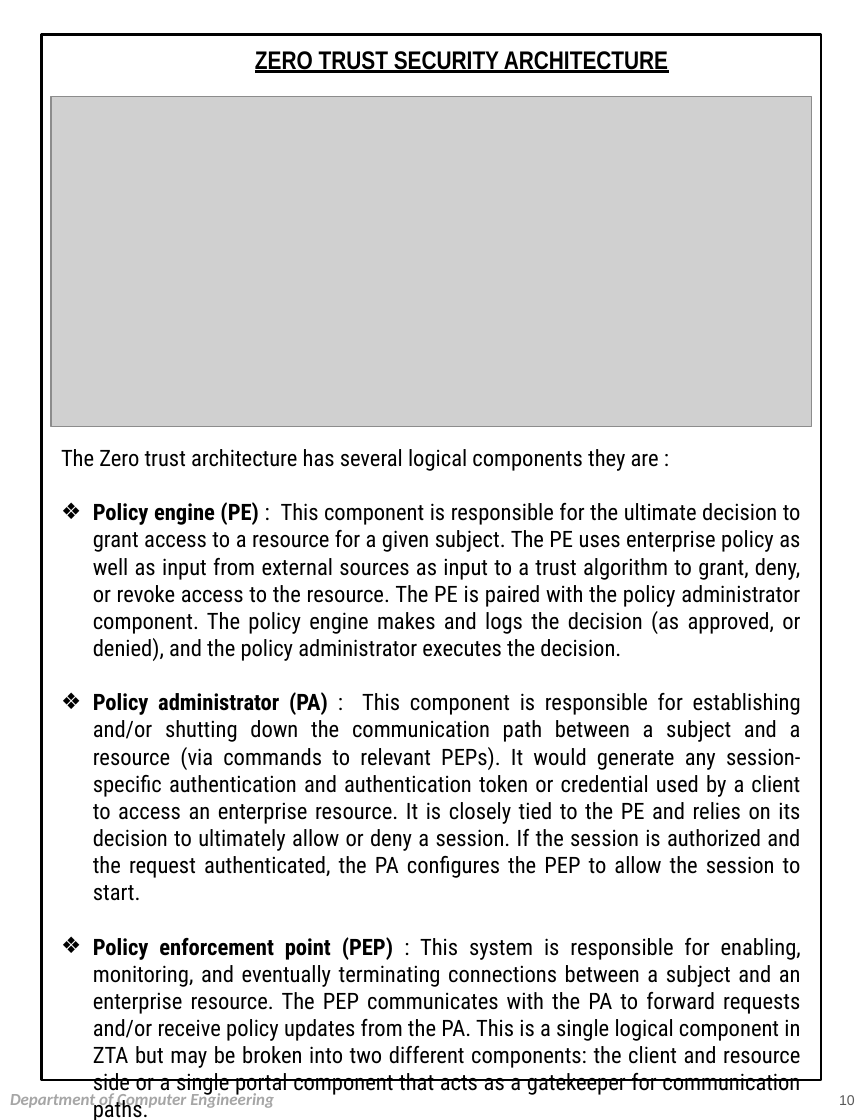
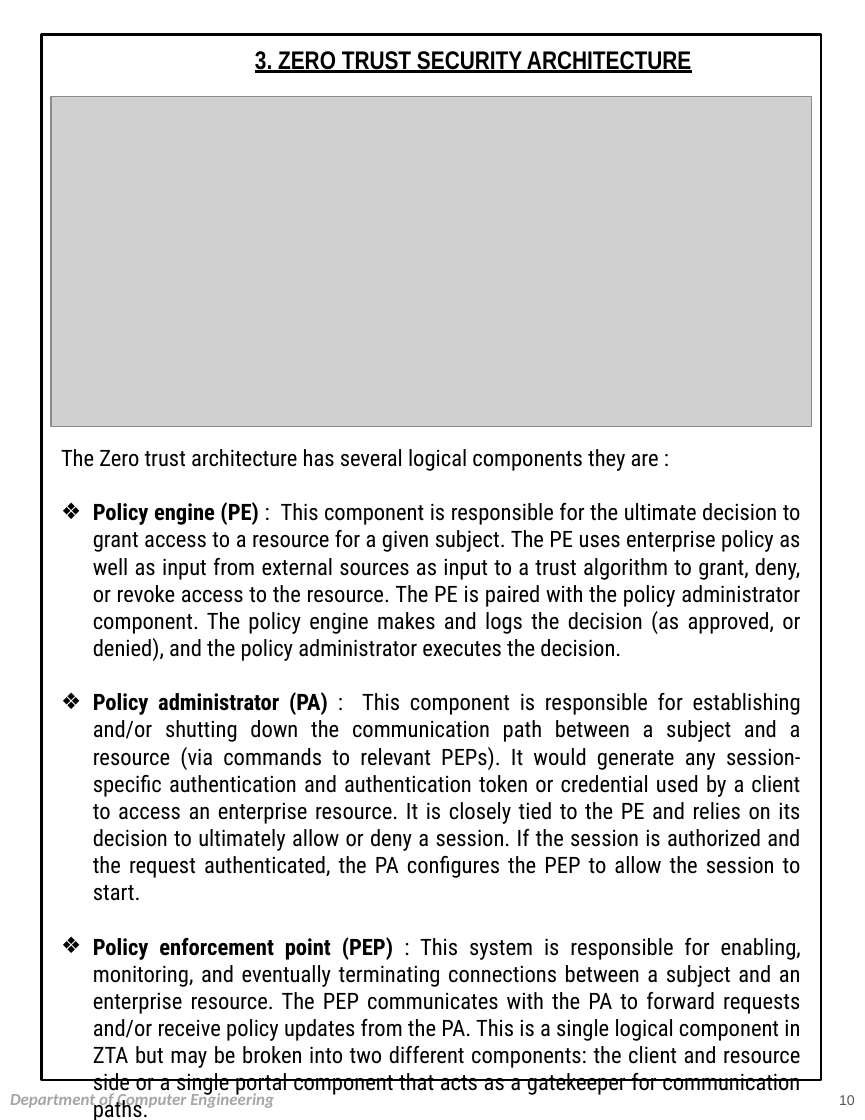
Before and after one commit to Silo5k3u8t4/semi, a slide deck: slide 10 of NEW.pptx. Drawn at 865x1120 pixels with LibreOffice and Linux fonts; fonts in the diff are those of the drawing; grey boxes stand for pictures. Boxes give left, top, right and bottom in pixels: in the first picture for what was removed or moved away, otherwise in the second. Text is boxed around its words. In the diff, an @@ line names an element or a change of style, - is before the commit and + after.

```diff
--- a/NEW.pptx
+++ b/NEW.pptx
@@ text in rectangle at bbox=[255, 51, 691, 73]: text changed @@
-ZERO TRUST SECURITY ARCHITECTURE
+3. ZERO TRUST SECURITY ARCHITECTURE
```
Also in this commit, not shown: 7 other slides changed, 1 slide added.
